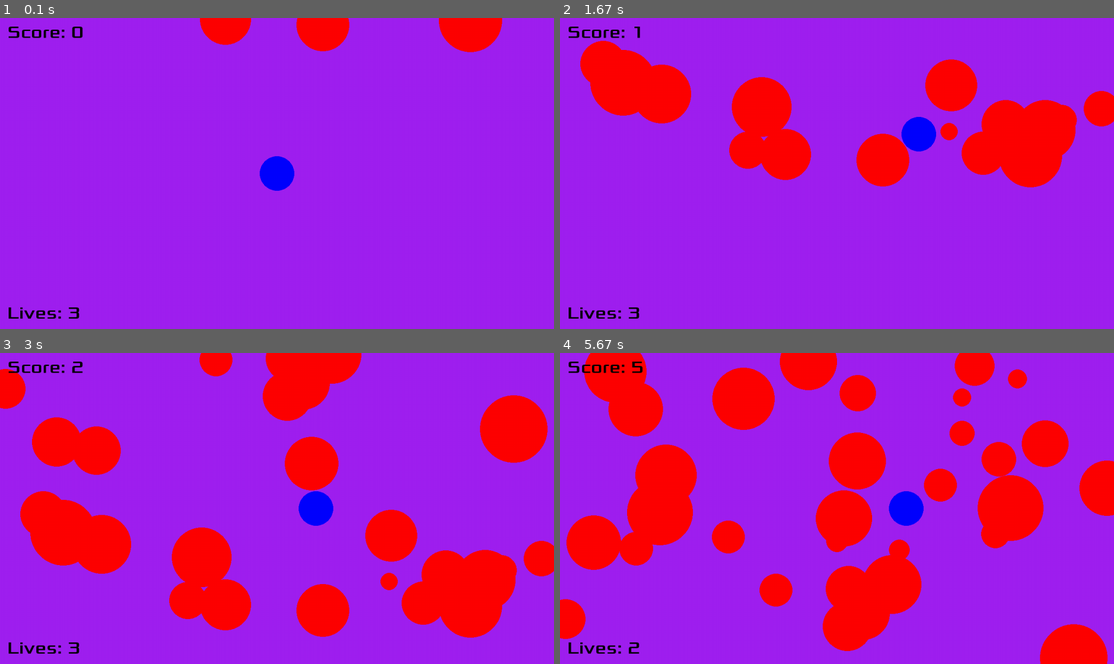
Above: before the commit, frames 1-4 (two rows, left to right).
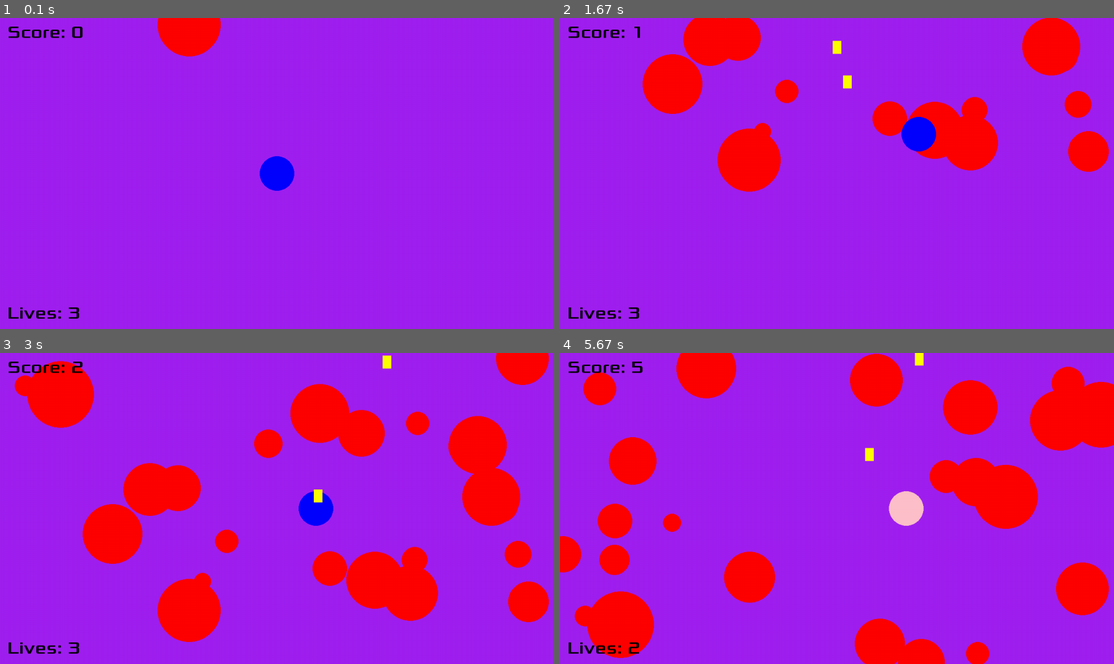
Above: after the commit, the same moments.

Repository: C-Liddell/pygame
Game: pygame game, started from Code/main.py
Two runs of this game, one before a commit and one after it. Both use one fixed random seed, a clock stepped at 60 frames per second and the inputs below.
Inputs:
- Up to frame 1 (0.1 s): no input
- Up to frame 2 (1.67 s): tap Space at 0.33, 0.73, 1.03, 1.23, 1.57 s; hold D 0.67-1.13 s; hold W 1.17-1.47 s; hold D from 1.5 s (still down)
- Up to frame 3 (3 s): tap Space at 1.87, 2.07, 2.37, 2.63, 2.97 s; release D at 1.97 s; hold A 2-2.53 s; hold S 2.57-2.87 s; hold A from 2.9 s (still down)
- Up to frame 4 (5.67 s): tap Space at 3.27, 3.4, 3.8, 4.1, 4.47, 4.87, 5.17, 5.37 s; release A at 3.3 s; hold W 3.33-3.7 s; hold D 3.73-4.37 s; hold S 4.4-4.77 s; hold A 4.8-5.27 s; hold D from 5.3 s (still down)

The runs differ from the first frame. In frame 1, 3.2% of the frame differs, in the area x 28-91%, y 0-13%; in frame 2, 19%; in frame 3, 34%; in frame 4, 37%, in the area x 0-100%, y 0-100%.

Commit message:
Added bullets to destroy spikes for extra score.

Diff:
--- a/Code/main.py
+++ b/Code/main.py
@@ -15,6 +15,7 @@
 dt = 0
 frameCounter = 0
 iFrameCounter = 0
+cooldownCounter = 0
 
 score = 0
 
@@ -25,22 +26,25 @@
 class player():
     pos = pygame.Vector2(width/ 2, height/ 2)
     radius = 40
-    next_hit_time = 0
     lives = 3
+    colour = "blue"
+    hitbox = 0
 
 @dataclass
 class spike:
     pos: int
     radius: int
+    hitbox: int
 spikes = []
+
+@dataclass
+class bullet:
+    pos: int
+    hitbox: int
+bullets = []
 
 
 def playerController(player, dt, width, height):
-    player = movementController(player, dt, width, height)
-    pygame.draw.circle(screen, "blue", player.pos, 40)
-    return player
-
-def movementController(player, dt, width, height):
     keys = pygame.key.get_pressed()
     if keys[pygame.K_w]:
         player.pos.y -= 300 * dt
@@ -60,38 +64,62 @@
     while player.pos.y + player.radius > height:
         player.pos.y -= 1
 
+    player.hitbox = pygame.Rect(player.pos.x - 28, player.pos.y - 28, 56, 56)
+    pygame.draw.circle(screen, player.colour, player.pos, 40)
     return player
 
 
-def spikeSpawner(spikes, width):
+def spikeController(spikes, spike, dt, height, width, score):
     if random.randint(1,8) == 1:
-        spikes.append(spike(pygame.Vector2(random.randint(0, width), 0), random.randint(20,80)))
-    return spikes
+        spikes.append(spike(pygame.Vector2(random.randint(0, width), 0), random.randint(20,80), 0))
 
-def spikeController(spikes, dt, height):
     for spike in spikes:
+        size = spike.radius*(math.sqrt(2))
         spike.pos.y += 200 * dt
+        spike.hitbox = pygame.Rect(spike.pos.x - size/2, spike.pos.y - size/2, size, size)
         pygame.draw.circle(screen, "red", spike.pos, spike.radius)
         if spike.pos.y > height:
             spikes.remove(spike)
-    return spikes
+        if spike.radius < 20:
+            spikes.remove(spike)
+            score += 10
+    return spikes, score
 
 
 def hitDetection(player, spikes, iFrameCounter):
-    player_hitbox = pygame.Rect(player.pos.x - 28, player.pos.y - 28, 56, 56)
-    #pygame.draw.rect(screen, "yellow", player_hitbox)
+    iFrameCounter += 1
+    #spygame.draw.rect(screen, "yellow", player.hitbox)
     for spike in spikes:
-        size = spike.radius*(math.sqrt(2))
-        spike_hitbox = pygame.Rect(spike.pos.x - size/2, spike.pos.y - size/2, size, size)
-        #pygame.draw.rect(screen, "yellow", spike_hitbox)
-        if pygame.Rect.colliderect(player_hitbox, spike_hitbox):
-            if iFrameCounter >= 180:
+        #pygame.draw.rect(screen, "yellow", spike.hitbox)
+        if iFrameCounter >= 180:
+            player.colour = "blue"
+            if pygame.Rect.colliderect(player.hitbox, spike.hitbox):
                 screen.fill("pink")
+                player.colour = "pink"
                 player.lives -= 1
                 iFrameCounter = 0
     return player, iFrameCounter
 
 
+def bulletController(bullets, bullet, dt, cooldownCounter, player, spikes):
+    cooldownCounter += 1
+    keys = pygame.key.get_pressed()
+    if keys[pygame.K_SPACE] and cooldownCounter >= 15:
+        bullets.append(bullet(pygame.Vector2(player.pos.x - 10, player.pos.y - player.radius), 0))
+        cooldownCounter = 0
+    for bullet in bullets:
+        bullet.pos.y -= 200 * dt
+        bullet.hitbox = pygame.Rect(bullet.pos.x, bullet.pos.y, 20, 30)
+        pygame.draw.rect(screen, "yellow", bullet.hitbox)
+        for spike in spikes:
+            if pygame.Rect.colliderect(bullet.hitbox, spike.hitbox):
+                spike.radius -= 10
+            if pygame.Rect.colliderect(bullet.hitbox, spike.hitbox) or bullet.pos.y < 0:
+                try:
+                    bullets.remove(bullet)
+                except:
+                    pass
+    return bullets, cooldownCounter, spikes
 
 
 while player.lives > 0:
@@ -103,19 +131,18 @@
     dt = clock.tick(60) / 1000
     screen.fill("purple")
 
-    iFrameCounter += 1
-
     frameCounter += 1
     if frameCounter == 60:
         score += 1
         frameCounter = 0
 
 
-    spikes = spikeSpawner(spikes, width)
-    spikes = spikeController(spikes, dt, height)
+    spikes, score = spikeController(spikes, spike, dt, height, width, score)
 
     player = playerController(player, dt, width, height)
     player, iFrameCounter = hitDetection(player, spikes, iFrameCounter)
+
+    bullets, cooldownCounter, spikes = bulletController(bullets, bullet, dt, cooldownCounter, player, spikes)
 
 
     font.render_to(screen, (20, height - 50), str(f"Lives: {player.lives}"))
